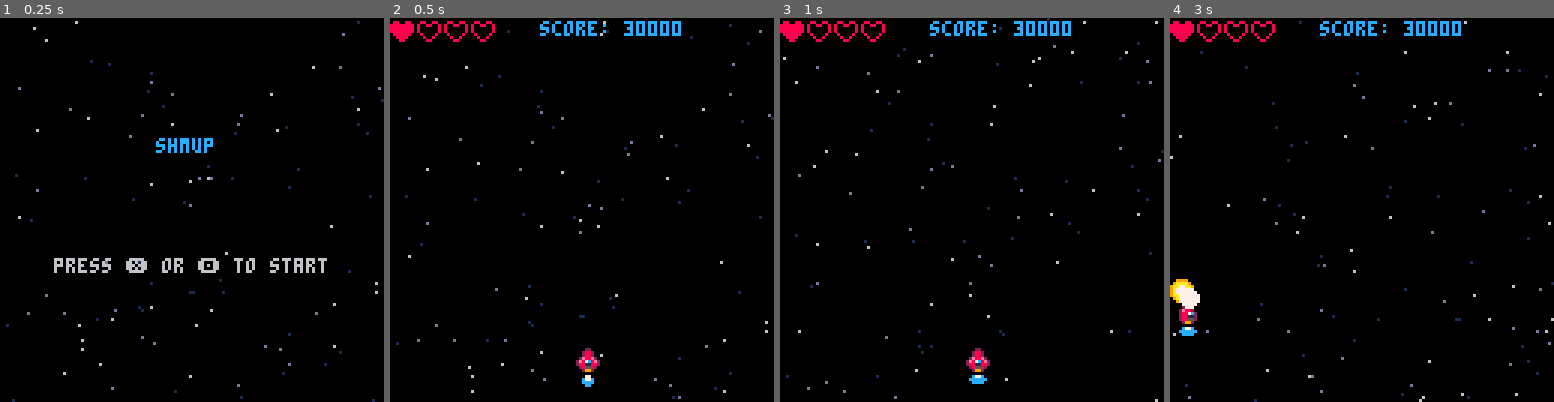
Above: before the commit, frames 1-4 (left to right).
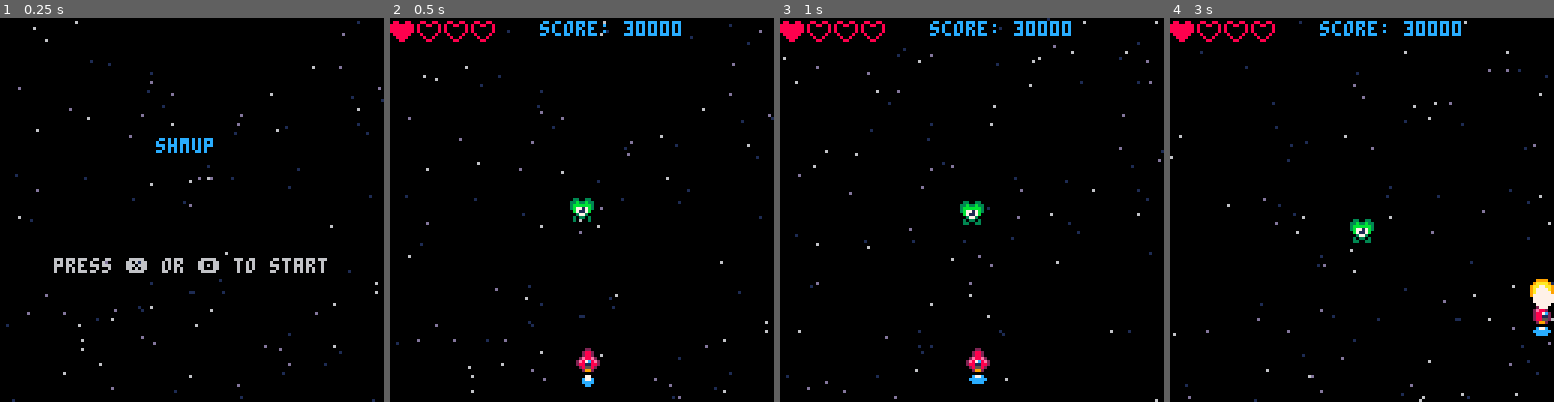
Above: after the commit, the same moments.

Repository: pixelocene/shmup
Game: PICO-8 cartridge shmup.p8
The game is run twice, just before and just after one commit, with the same random seed, the same clock (stepped at 60 frames per second) and the same inputs.
Inputs:
- Up to frame 1 (0.25 s): no input
- Up to frame 2 (0.5 s): tap X (X key) at 0.33 s
- Up to frame 3 (1 s): tap O (Z key) at 0.7 s
- Up to frame 4 (3 s): tap X (X key) at 1.07, 1.85, 2.97 s; hold Right 1.6-2.1 s; tap O (Z key) every 0.4 s from 1.7 to 2.9 s; hold Up 2.15-2.42 s; hold Right from 2.47 s (still down)

Frame 1 is identical in both runs. In frame 2, 0.3% of the frame differs, in the area x 46-54%, y 46-54%; in frame 3, 0.3%; in frame 4, 1.6%, in the area x 0-100%, y 52-83%.

Commit message:
:construction: Episode 11

Diff:
--- a/shmup.p8
+++ b/shmup.p8
@@ -2,13 +2,12 @@
 version 38
 __lua__
 -- shmup
--- current episode: 10
+-- current episode: 11
 
 function _init()
 	blinkt=1
 
 	stars={}
-	bullets={}
 
 	for i=1,100 do
 		add(stars, {
@@ -43,23 +42,29 @@
 end
 
 function startgame()
-	shipx=62
-	shipy=110
-
-	shipsx=0
-	shipsy=0
-
-	shipspr=2
+	ship={
+		x=62,
+		y=110,
+		sx=0,
+		sy=0,
+		sprt=2,
+	}
 
 	flamespr=5
-
-	bulx=-10
-	buly=-10
 
 	muzzle=0
 
 	lives=1
 	score=30000
+
+	bullets={}
+	enemies={}
+
+	add(enemies,{
+		x=60,
+		y=60,
+		sprt=21
+	})
 
 	mode="game"
 end
@@ -106,6 +111,10 @@
 	end
 	return cols[flr(blinkt)]
 end
+
+function drawsprt(sprt)
+	spr(sprt.sprt,sprt.x,sprt.y)
+end
 -->8
 --update
 
@@ -124,42 +133,50 @@
 end
 
 function update_game()
-	shipsx=0
-	shipsy=0
-	shipspr=2
+	ship.sx=0
+	ship.sy=0
+	ship.sprt=2
 	if btn(⬅️) then
-		shipsx=-2
-		shipspr=1
+		ship.sx=-2
+		ship.sprt=1
 	end
 	if btn(➡️) then
-		shipsx=2
-		shipspr=3
+		ship.sx=2
+		ship.sprt=3
 	end
 	if btn(⬆️) then
-		shipsy=-2
+		ship.sy=-2
 	end
 	if btn(⬇️) then
-		shipsy=2
+		ship.sy=2
 	end
 	if btnp(❎) then
 		add(bullets,{
-			x=shipx,
-			y=shipy-3,
+			x=ship.x,
+			y=ship.y-3,
+			sprt=16,
 		})
 		muzzle=5
 		sfx(0)
 	end
 
-	shipx=shipx+shipsx
-	shipy=shipy+shipsy
+	ship.x+=ship.sx
+	ship.y+=ship.sy
 
 	flamespr=flamespr+1
 	if flamespr>8 then
 		flamespr=5
 	end
 
-	for i=1,#bullets do
-		local bullet=bullets[i]
+	for enemy in all(enemies) do
+		enemy.y+=0.1
+		enemy.sprt+=0.2
+		if enemy.sprt>25 then
+			enemy.sprt=21
+		end
+	end
+
+	for bullet in all(bullets) do
 		bullet.y-=4
 	end
 
@@ -174,17 +191,17 @@
 		muzzle=muzzle-2
 	end
 
-	if shipx>120 then
-		shipx=0
-	end
-	if shipx<0 then
-		shipx=120
-	end
-	if shipy>120 then
-		shipy=0
-	end
-	if shipy<0 then
-		shipy=120
+	if ship.x>120 then
+		ship.x=120
+	end
+	if ship.x<0 then
+		ship.x=0
+	end
+	if ship.y>120 then
+		ship.y=120
+	end
+	if ship.y<0 then
+		ship.y=0
 	end
 
 	animatestars()
@@ -215,16 +232,19 @@
 
 	starfield()
 
-	spr(shipspr,shipx,shipy)
-	spr(flamespr,shipx,shipy+8)
-
-	for i=1,#bullets do
-		local bullet=bullets[i]
-		spr(16,bullet.x,bullet.y)
+	drawsprt(ship)
+	spr(flamespr,ship.x,ship.y+8)
+
+	for enemy in all(enemies) do
+		drawsprt(enemy)
+	end
+
+	for bullet in all(bullets) do
+		drawsprt(bullet)
 	end
 
 	if muzzle>0 then
-		circfill(shipx+4,shipy-1,muzzle,7)
+		circfill(ship.x+4,ship.y-1,muzzle,7)
 	end
 
 	print("score: "..score,50,1,12)
@@ -246,13 +266,13 @@
 007007000211882028811882028811200000000000000000000cc000000000000000000000000000000000000000000000000000008888000080080000000000
 00000000025588200285582002885520000000000000000000000000000000000000000000000000000000000000000000000000000880000008800000000000
 00000000002992000029920000299200000000000000000000000000000000000000000000000000000000000000000000000000000000000000000000000000
-00999900000000000000000000000000000000000000000000000000000000000000000000000000000000000000000000000000000000000000000000000000
-09aaaa90000000000000000000000000000000000000000000000000000000000000000000000000000000000000000000000000000000000000000000000000
-9aa77aa9000000000000000000000000000000000000000000000000000000000000000000000000000000000000000000000000000000000000000000000000
-9a7777a9000000000000000000000000000000000000000000000000000000000000000000000000000000000000000000000000000000000000000000000000
-9a7777a9000000000000000000000000000000000000000000000000000000000000000000000000000000000000000000000000000000000000000000000000
-9aa77aa9000000000000000000000000000000000000000000000000000000000000000000000000000000000000000000000000000000000000000000000000
-09aaaa90000000000000000000000000000000000000000000000000000000000000000000000000000000000000000000000000000000000000000000000000
-00999900000000000000000000000000000000000000000000000000000000000000000000000000000000000000000000000000000000000000000000000000
-
-
+00999900000000000000000000000000000000000330033003300330033003300330033000000000000000000000000000000000000000000000000000000000
+09aaaa900000000000000000000000000000000033b33b3333b33b3333b33b3333b33b3300000000000000000000000000000000000000000000000000000000
+9aa77aa9000000000000000000000000000000003bbbbbb33bbbbbb33bbbbbb33bbbbbb300000000000000000000000000000000000000000000000000000000
+9a7777a9000000000000000000000000000000003b7717b33b7717b33b7717b33b7717b300000000000000000000000000000000000000000000000000000000
+9a7777a9000000000000000000000000000000000b7117b00b7117b00b7117b00b7117b000000000000000000000000000000000000000000000000000000000
+9aa77aa9000000000000000000000000000000000037730000377300003773000037730000000000000000000000000000000000000000000000000000000000
+09aaaa90000000000000000000000000000000000303303003033030030330300303303000000000000000000000000000000000000000000000000000000000
+00999900000000000000000000000000000000000300003030000003030000300330033000000000000000000000000000000000000000000000000000000000
+
+
